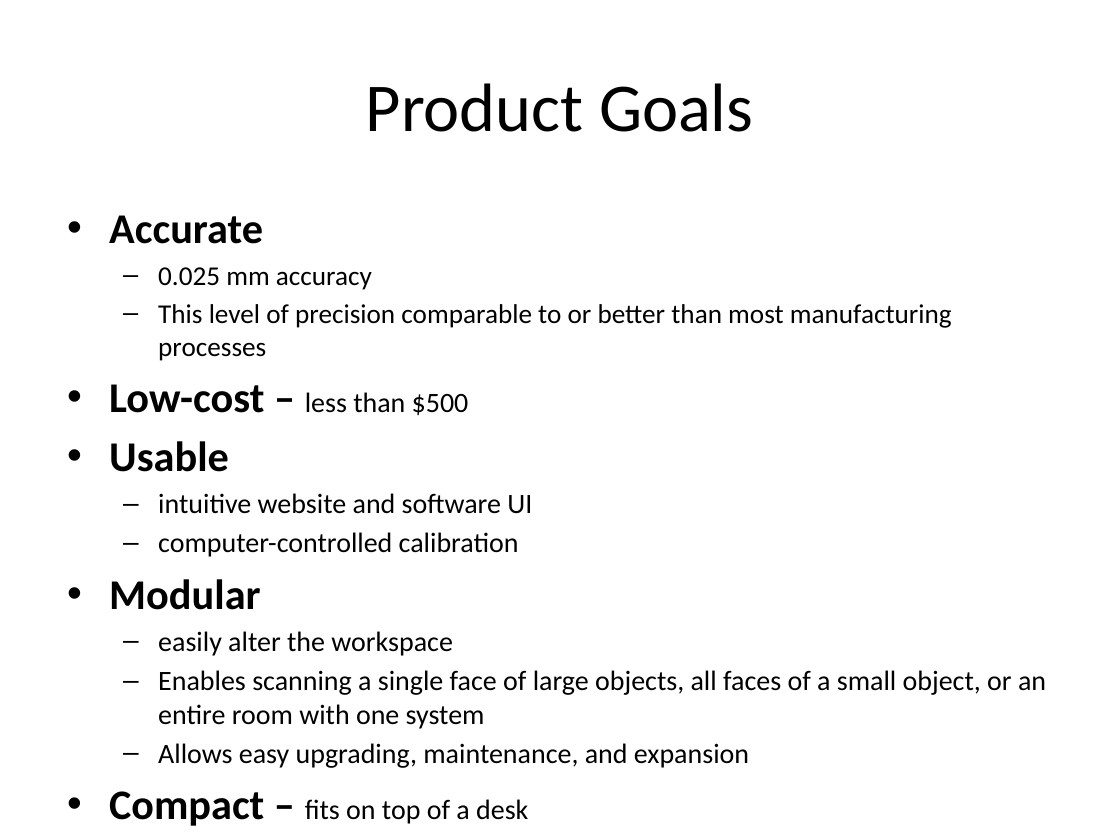
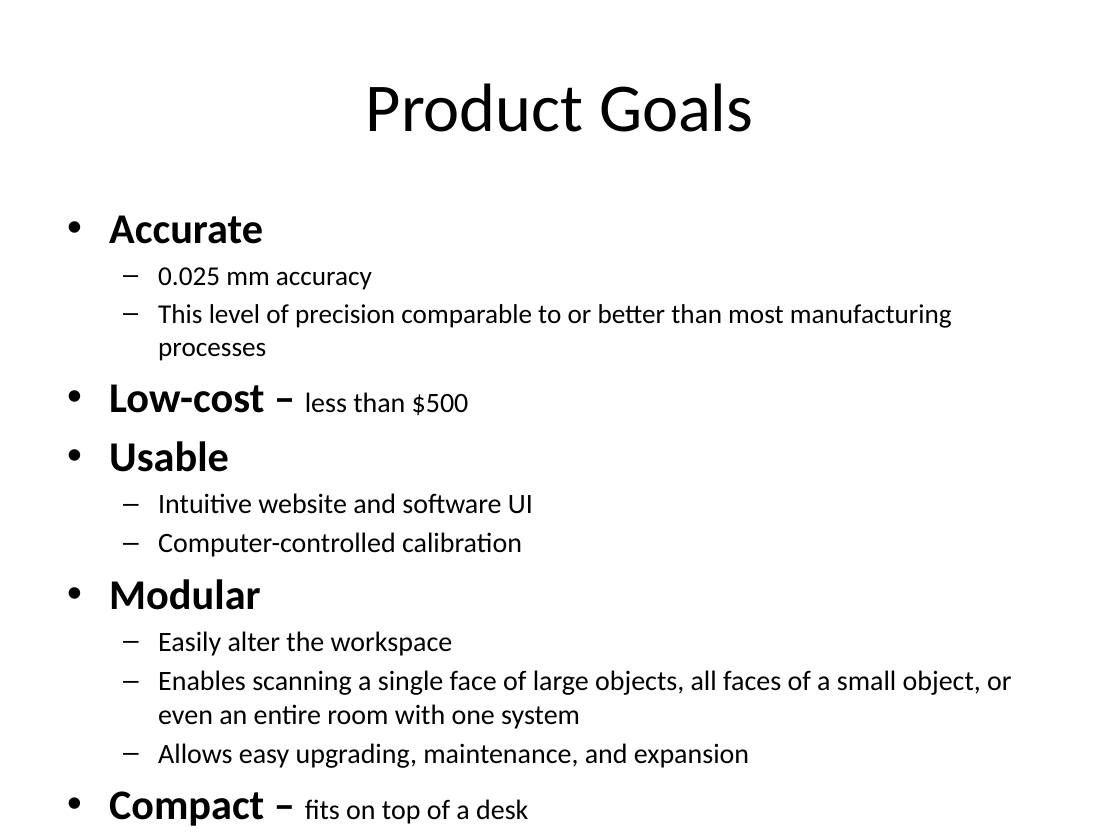
Before and after one commit to troyastorino/dcba, a slide deck: slide 7 of slides/initial-10-slide-pitch.pptx. Drawn at 1120x840 pixels with LibreOffice and Linux fonts; fonts in the diff are those of the drawing. Boxes give left, top, right and bottom in pixels: in the first picture for what was removed or moved away, otherwise in the second. Text is boxed around its words. In the diff, an @@ line names an element or a change of style, - is before the commit and + after.

```diff
--- a/slides/initial-10-slide-pitch.pptx
+++ b/slides/initial-10-slide-pitch.pptx
@@ text at (158,493,533,557): text changed @@
-  – intuitive website and software UI
-  – computer-controlled calibration
+  – Intuitive website and software UI
+  – Computer-controlled calibration
@@ text at (158,631,1011,729): text changed @@
-  – easily alter the workspace
-  – Enables scanning a single face of large objects, all faces of a small object, or an entire room with one system
+  – Easily alter the workspace
+  – Enables scanning a single face of large objects, all faces of a small object, or even an entire room with one system
```
Also in this commit, not shown: 4 other slides changed.
